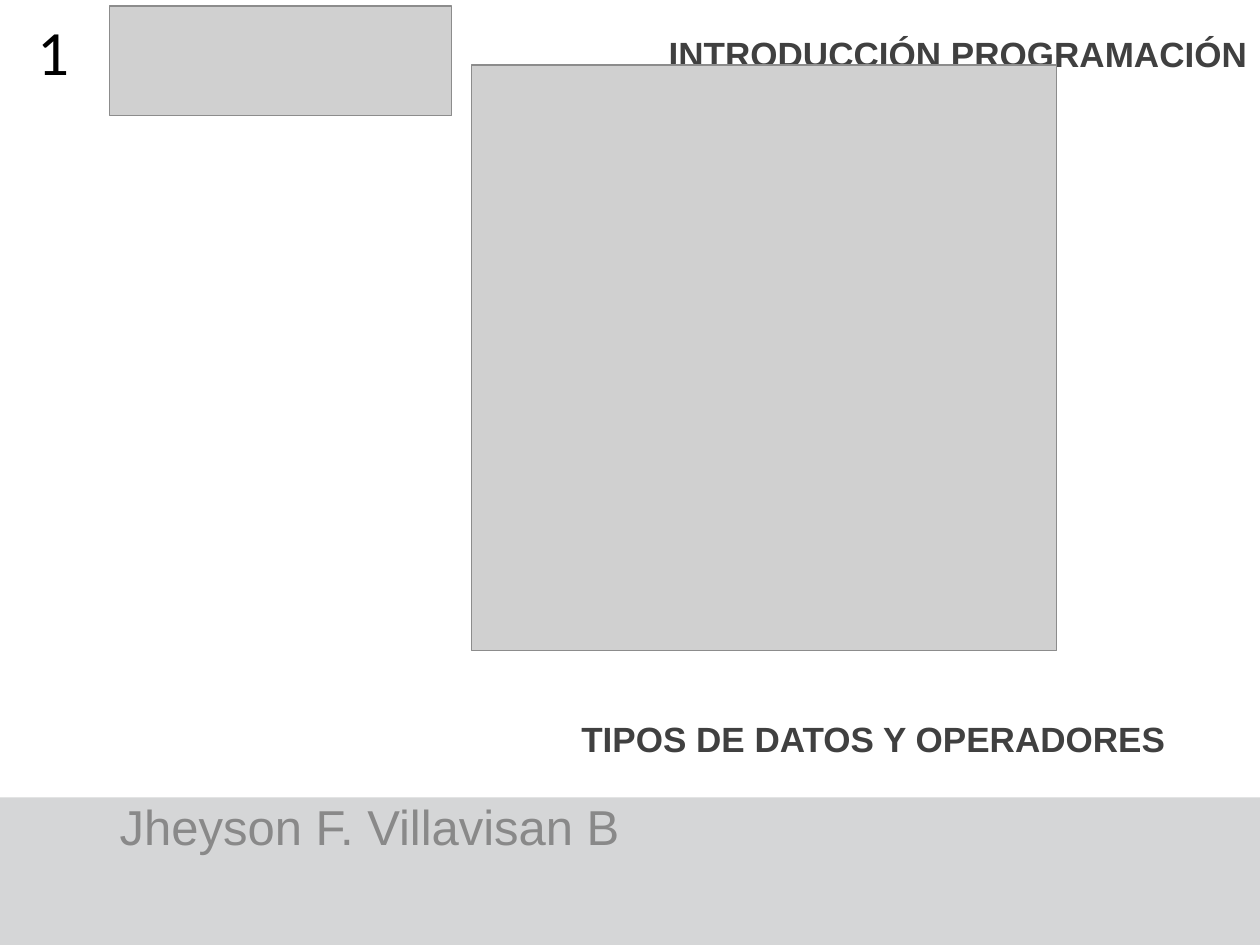
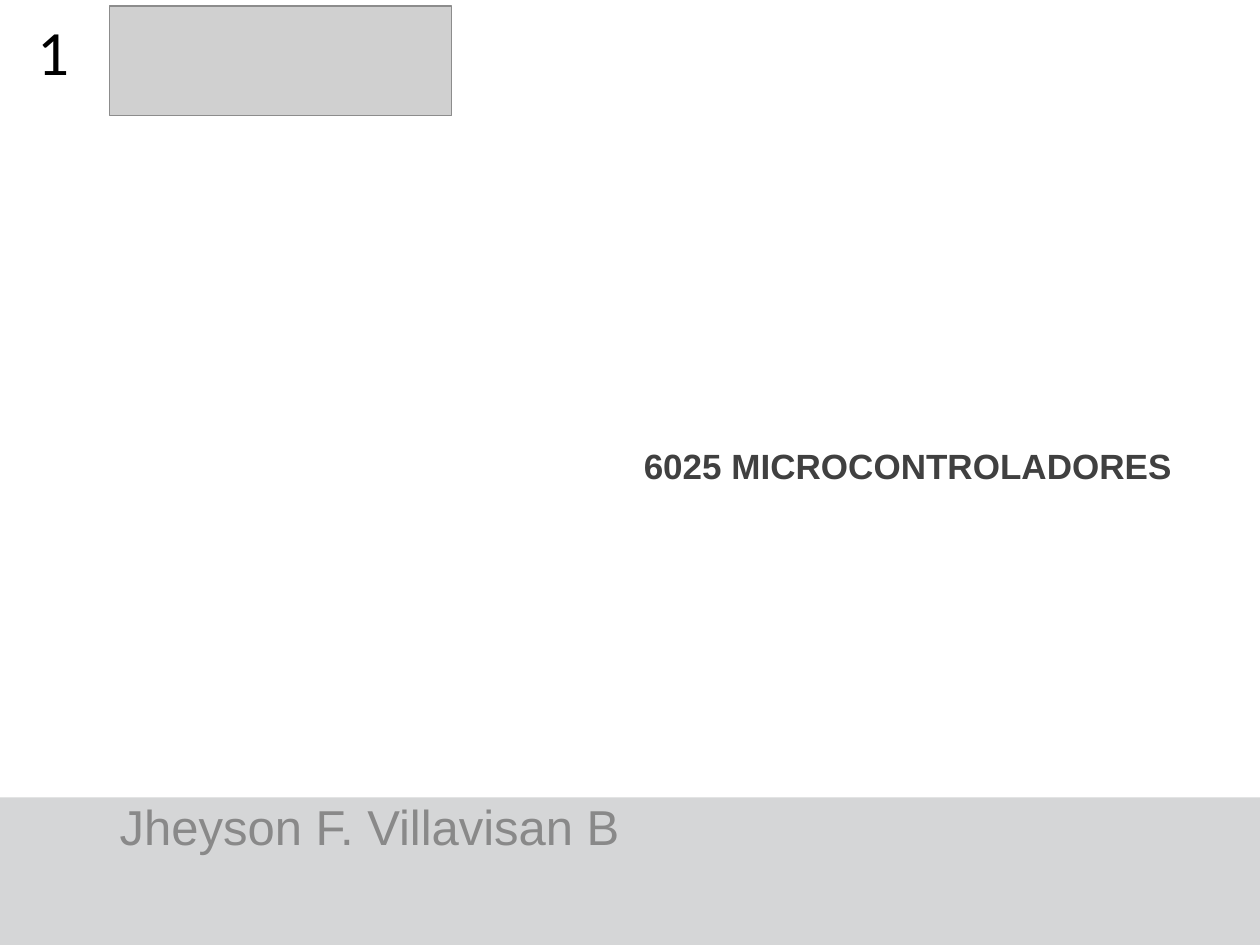
Before and after one commit to F4bian1012/Microcontroladores, a slide deck: slide 1 of Sesión_0/Operadores.pptx. Drawn at 1260x945 pixels with LibreOffice and Linux fonts; fonts in the diff are those of the drawing; grey boxes stand for pictures. Boxes give left, top, right and bottom in pixels: in the first picture for what was removed or moved away, otherwise in the second. Text is boxed around its words. In the diff, an @@ line names an element or a change of style, - is before the commit and + after.

```diff
--- a/Sesión_0/Operadores.pptx
+++ b/Sesión_0/Operadores.pptx
@@ text removed at [669,39,1247,74] @@
-INTRODUCCIÓN PROGRAMACIÓN
@@ picture removed at [471,66,1057,651] @@
@@ text added at [644,454,1171,480], 20 pt, text #404040, bold @@
+6025 MICROCONTROLADORES
@@ text removed at [581,727,1165,753] @@
-TIPOS DE DATOS Y OPERADORES
```
Also in this commit, not shown: 5 other slides changed, 3 slides removed, 10 other files.
